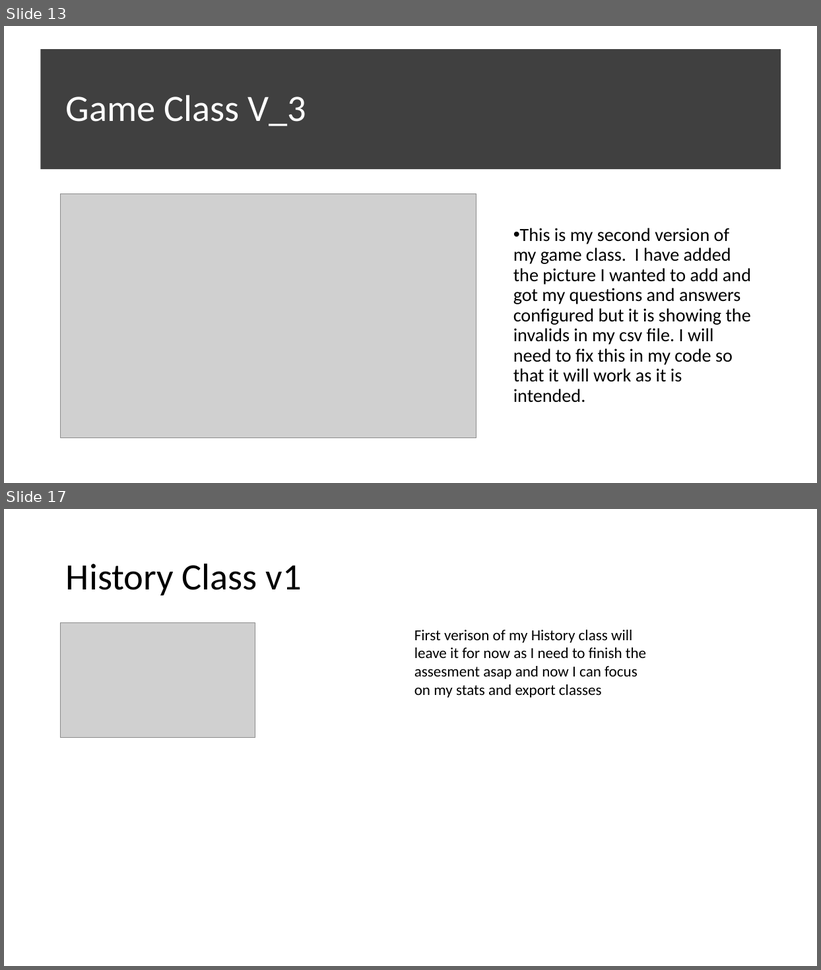
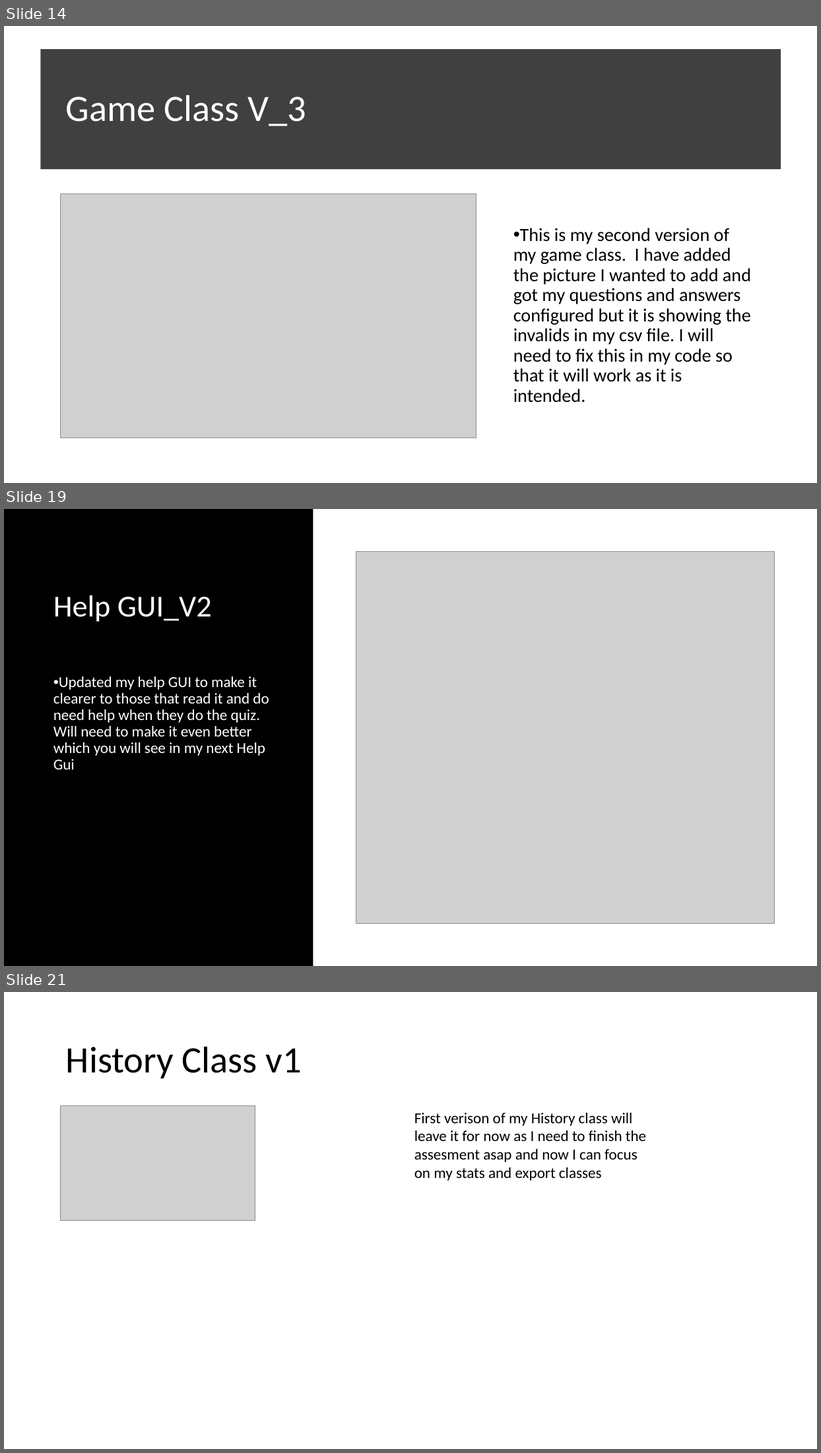
Before and after one commit to morrisj70800/01_Assesment, a slide deck: Programming Assesment.pptx. Shown one above the other, each under a label of ours: slides 13 and 17 before the commit, slides 14, 19 and 21 after it; the slides between them are not shown. The pictures are 821x970 and 821x1453 pixels, drawn with LibreOffice and Linux fonts; fonts in the diff are those of the drawing; grey boxes stand for pictures. Boxes give left, top, right and bottom in pixels: in the first picture for what was removed or moved away, otherwise in the second. Text is boxed around its words. In the diff, an @@ line names an element or a change of style, - is before the commit and + after.

```diff
--- a/Programming Assesment.pptx
+++ b/Programming Assesment.pptx
@@ slide 19 added at [4,509,817,966], background #000000 @@
@@ rectangle added at [314,509,817,966], fill #FFFFFF @@
@@ picture added at [356,552,774,923] @@
@@ title added at [54,595,212,622], 36 pt, text #FFFFFF @@
+Help GUI_V2
@@ text added at [54,677,269,770], 18 pt, text #FFFFFF @@
+• Updated my help GUI to make it clearer to those that read it and do need help when they do the quiz. Will need to make it even better which you will see in my next Help Gui
@@ what was slide 13 is now slide 14 @@
@@ what was slide 17 is now slide 21 @@
```
Also in this commit, not shown: 4 slides changed, 3 other slides added, 3 other files.
